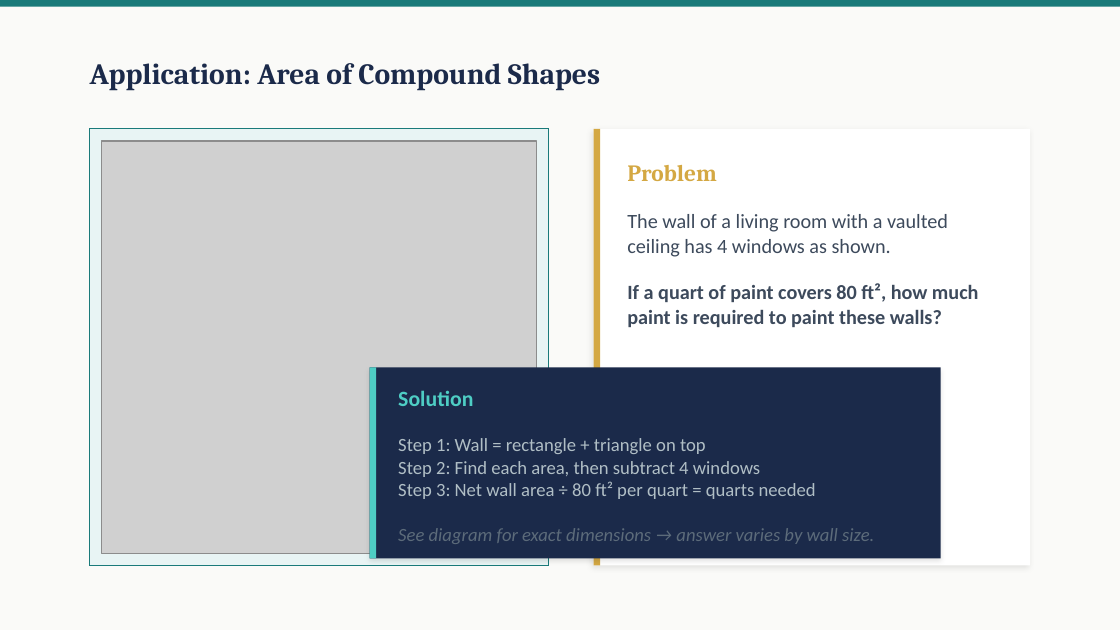
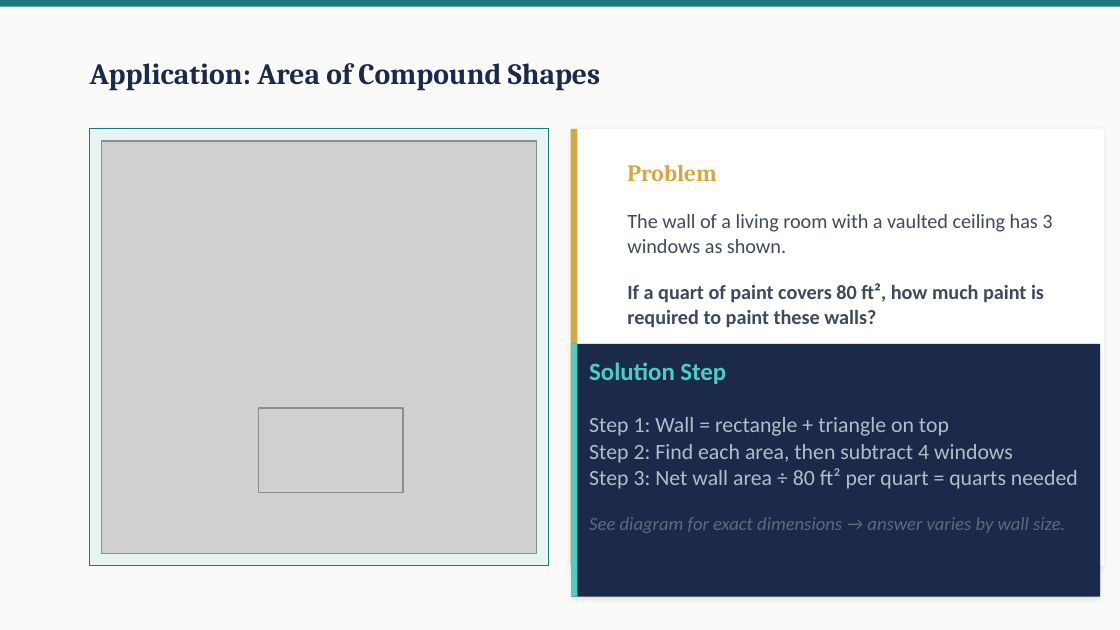
Before and after one commit to andrewhvolk/andrewhvolk.github.io, a slide deck: slide 29 of slides/Math130Unit2C.pptx. Drawn at 1120x630 pixels with LibreOffice and Linux fonts; fonts in the diff are those of the drawing; grey boxes stand for pictures. Boxes give left, top, right and bottom in pixels: in the first picture for what was removed or moved away, otherwise in the second. Text is boxed around its words. In the diff, an @@ line names an element or a change of style, - is before the commit and + after.

```diff
--- a/slides/Math130Unit2C.pptx
+++ b/slides/Math130Unit2C.pptx
@@ rectangle: place and size @@
-rectangle at [594,129,600,566]
+rectangle at [571,129,578,566]
@@ rectangle: place and size @@
-rectangle at [594,129,1030,566]
+rectangle at [575,129,1103,566]
@@ text at [627,214,1052,253]: text changed @@
-The wall of a living room with a vaulted ceiling has 4 windows as shown.
+The wall of a living room with a vaulted ceiling has 3 windows as shown.
@@ rectangle: place and size @@
-rectangle at [370,367,941,559]
+rectangle at [571,344,1100,597]
@@ rectangle: place and size @@
-rectangle at [370,367,376,559]
+rectangle at [571,344,578,597]
@@ text "Solution Step": place and size @@
-text "Solution Step" at [398,390,874,544]
+text "Solution Step" at [589,362,1078,533]
@@ text at [589,362,726,384]: text changed; size 14 to 16 pt @@
-Solution
+Solution Step
@@ picture added at [259,408,403,492] @@
@@ text at [589,417,1078,489]: size 12 to 14 pt in "Step 1: Wall = rectangle + triangle ...", "Step 2: Find each area, then subtract ...", "Step 3: Net wall area ÷ 80 ..." @@
```
Also in this commit, not shown: 8 other slides changed.
